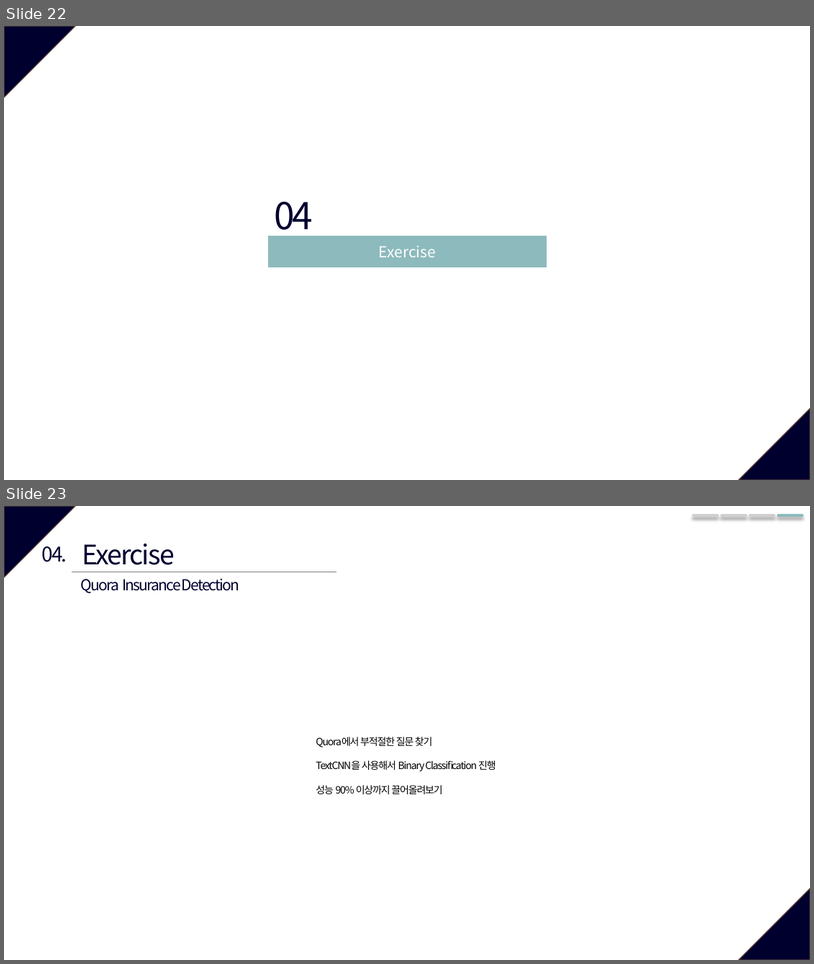
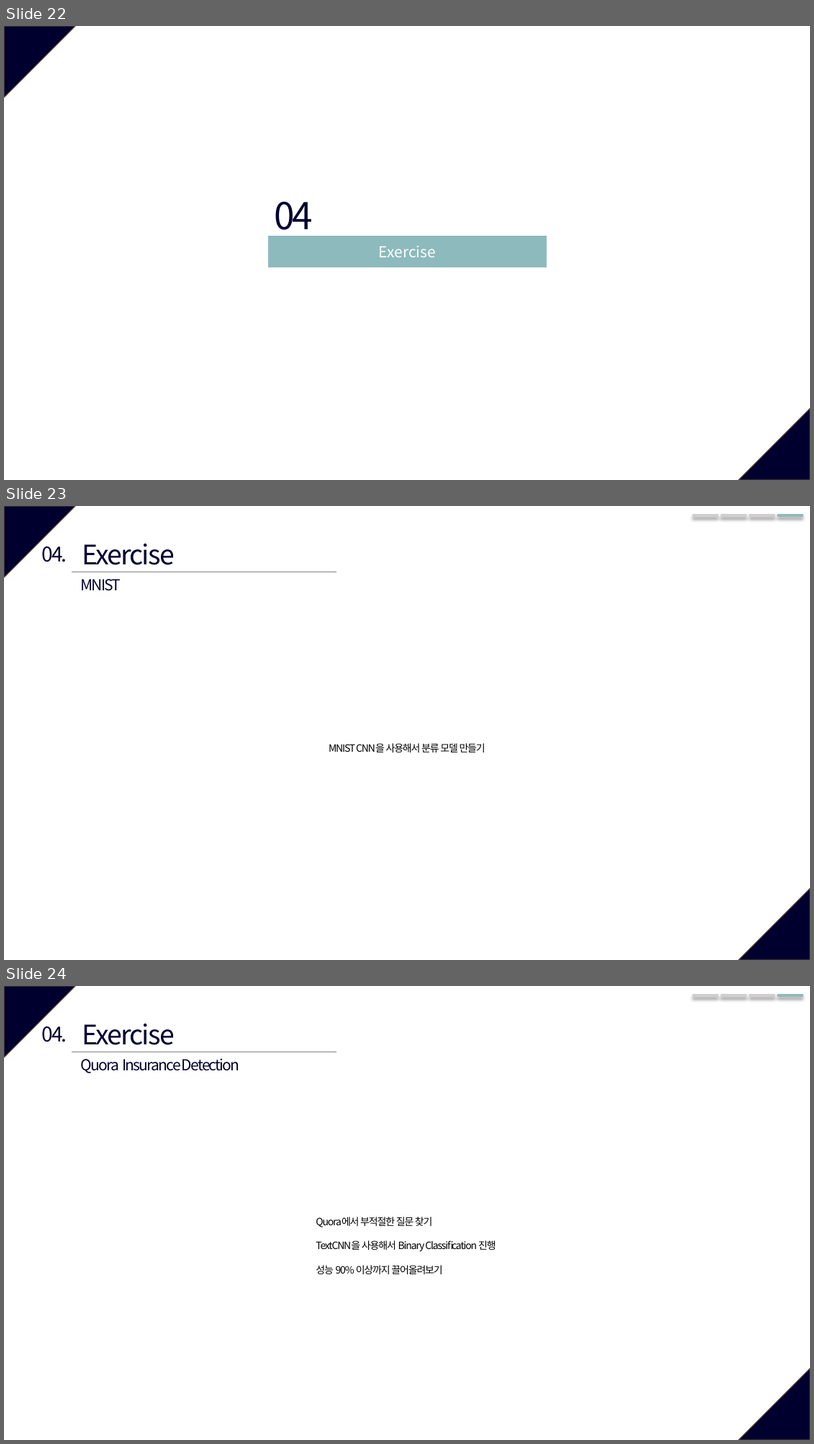
Before and after one commit to vhrehfdl/deep-learning-study, a slide deck: chapter5/Deep Learning 5강(CNN).pptx. Shown one above the other, each under a label of ours: slides 22 and 23 before the commit, slides 22, 23 and 24 after it. The pictures are 814x964 and 814x1444 pixels, drawn with LibreOffice and Linux fonts; fonts in the diff are those of the drawing. Boxes give left, top, right and bottom in pixels: in the first picture for what was removed or moved away, otherwise in the second. Text is boxed around its words. In the diff, an @@ line names an element or a change of style, - is before the commit and + after.

```diff
--- a/chapter5/Deep Learning 5강(CNN).pptx
+++ b/chapter5/Deep Learning 5강(CNN).pptx
@@ slide 23 added at [4, 506, 810, 960], background #FFFFFF; not listed: 2 template elements that a slide beside it also shows @@
@@ line added from (694, 515) to (718, 515), #D0CECE 3.5 pt @@
@@ line added from (722, 515) to (746, 515), #D0CECE 3.5 pt @@
@@ line added from (751, 515) to (774, 515), #D0CECE 3.5 pt @@
@@ line added from (779, 515) to (802, 515), #8DBABD 3.5 pt @@
@@ text added at [41, 546, 67, 562], 24 pt, text #00002F @@
+04.
@@ text added at [82, 543, 175, 565], 32 pt, text #00002F @@
+Exercise
@@ line added from (72, 572) to (337, 572), #808080 0.5 pt @@
@@ text added at [81, 579, 121, 591], 18 pt, text #00002F @@
+MNIST
@@ text added at [329, 743, 486, 752], 12 pt, text #000000 @@
+MNIST CNN을 사용해서 분류 모델 만들기
@@ what was slide 23 is now slide 24 @@
```
Also in this commit, not shown: 1 other file.
